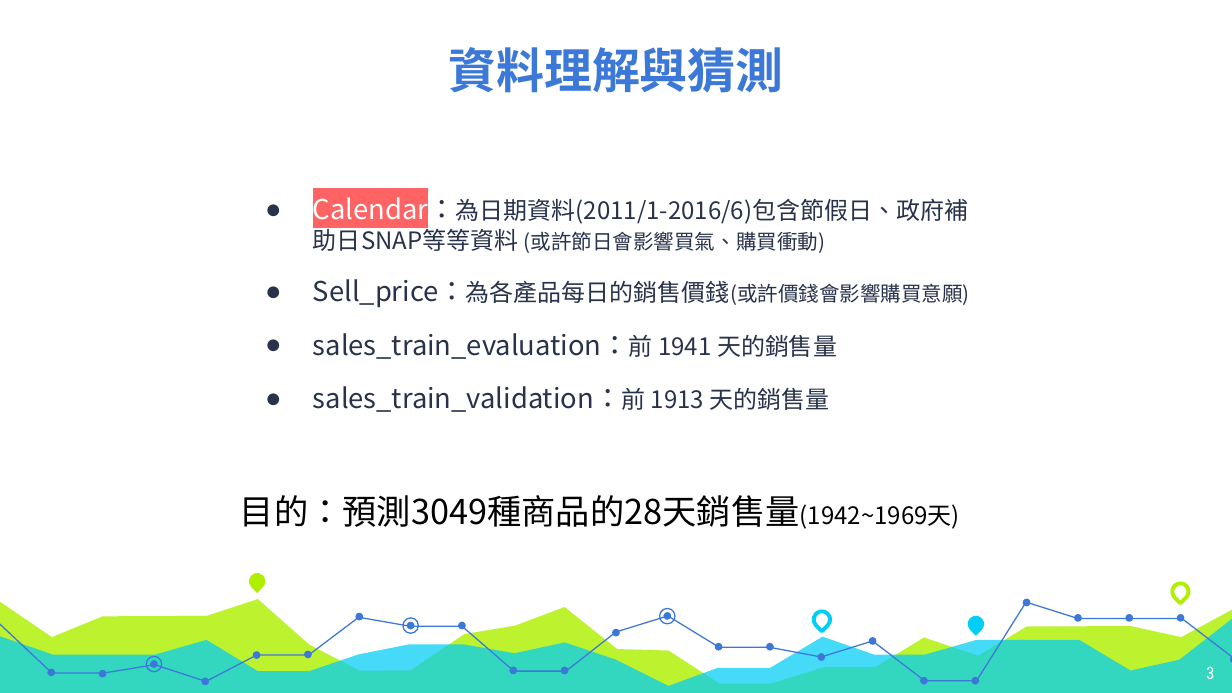
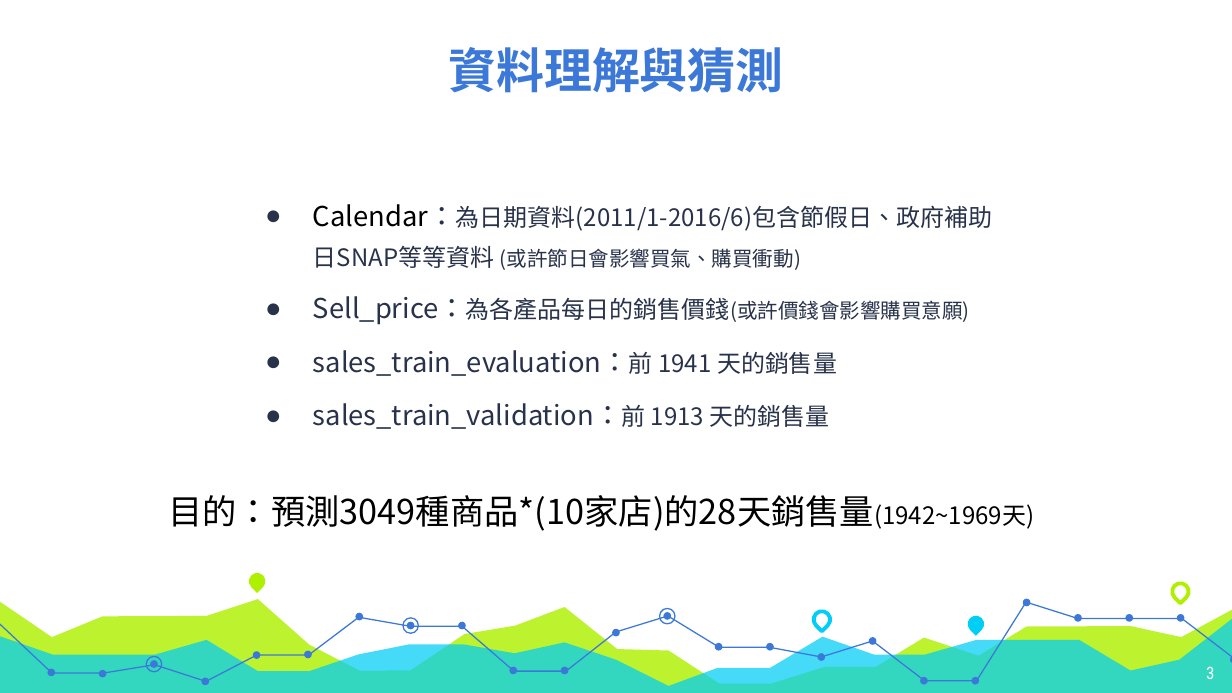
Before and after one commit to acer2265848/M5_Cathay, a slide deck: slide 3 of m5_report.pptx. Drawn at 1232x693 pixels with LibreOffice and Linux fonts; fonts in the diff are those of the drawing. Boxes give left, top, right and bottom in pixels: in the first picture for what was removed or moved away, otherwise in the second. Text is boxed around its words. In the diff, an @@ line names an element or a change of style, - is before the commit and + after.

```diff
--- a/m5_report.pptx
+++ b/m5_report.pptx
@@ text at <box>313,204,993,270</box>: text colour #FFFFFF to #000000, highlight #FF6363 to none in "Calendar：為日期資料(2011/1-2016/6)包含節假日、政府補助日SNAP等等資料"; line spacing 1 to 23pt @@
@@ text at <box>168,495,1034,531</box>: text changed @@
-目的：預測3049種商品的28天銷售量(1942~1969天)
+目的：預測3049種商品*(10家店)的28天銷售量(1942~1969天)
```
Also in this commit, not shown: 7 other slides changed, 8 slides added, 13 slides removed, 7 other files.
